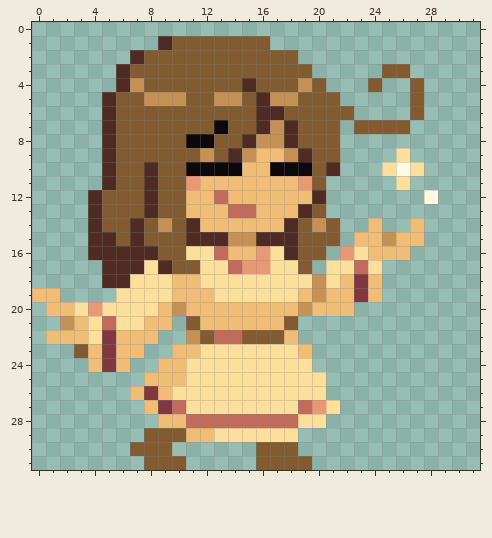
Pixel-art sprite, stored at docs/img/player_merchant4.png. This is how it looked before the edit.
The file is 128x128 pixels, drawn in blocks of 4x4; one block is one cell here.
New version:
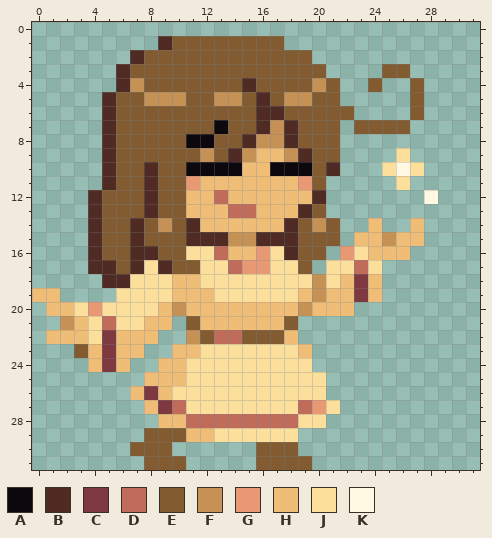
Palette (. is transparent): A #0d080d  B #4f2b24  C #7d3840  D #c16c5b  E #825b31  F #c59154  G #e89973  H #f0bd77  J #fbdf9b  K #fff9e4
From old to new:
@@ x 15..23 @@
  0 .........
- 1 EE.......
- 2 EEEE.....
- 3 EEEEE....
- 4 BEEEFE...
- 5 EBFFEEE..
+ 1 EEE......
+ 2 EEEEE....
+ 3 EEEEEE...
+ 4 BEEEEFE..
+ 5 EBEFFEE..
  6 EBBEEEEE.
@@ x 2..8 @@
 14 ..BEEBE
-15 ..BBEBE
-16 ..BBBBB
-17 ...BBBJ
+15 ..BEEBE
+16 ..BEEBB
+17 ..BBEBJ
 18 ...BBJJ
